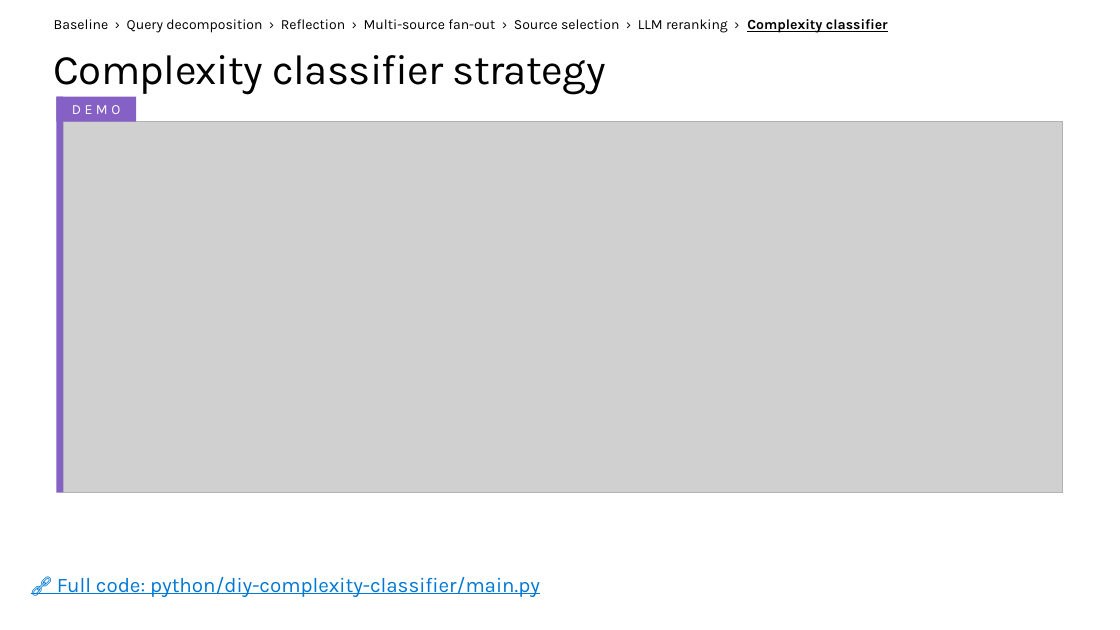
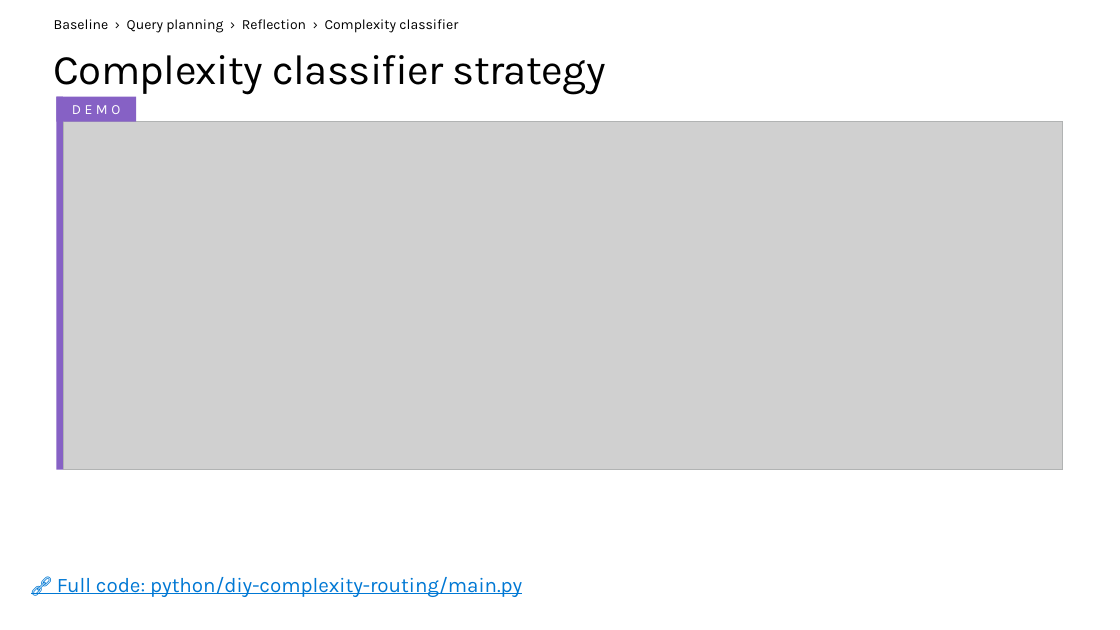
Before and after one commit to microsoft/ignite26-BRK300-building-agentic-retrieval-from-diy-to-foundry-iq, a slide deck: slide 25 of IgniteBRK300-WorkingDeck.pptx. Drawn at 1120x630 pixels with LibreOffice and Linux fonts; fonts in the diff are those of the drawing; grey boxes stand for pictures; background and template pictures are left out. Boxes give left, top, right and bottom in pixels: in the first picture for what was removed or moved away, otherwise in the second. Text is boxed around its words. In the diff, an @@ line names an element or a change of style, - is before the commit and + after.

Commit message:
More cleanups of query planning

```diff
--- a/IgniteBRK300-WorkingDeck.pptx
+++ b/IgniteBRK300-WorkingDeck.pptx
@@ text at <box>54,19,458,33</box>: text changed @@
-Baseline › Query decomposition › Reflection › Multi-source fan-out › Source selection › LLM reranking › Complexity classifier
+Baseline › Query planning › Reflection › Complexity classifier
@@ rectangle: place and size @@
-rectangle at <box>56,97,63,493</box>
+rectangle at <box>56,97,63,470</box>
@@ picture: place and size @@
-picture at <box>63,122,1063,493</box>
+picture at <box>63,122,1063,470</box>
@@ rectangle: place and size @@
-rectangle at <box>63,122,1063,493</box>
+rectangle at <box>63,122,1063,470</box>
@@ text at <box>57,577,522,597</box>: text changed @@
-🔗 Full code: python/diy-complexity-classifier/main.py
+🔗 Full code: python/diy-complexity-routing/main.py
```
Also in this commit, not shown: 16 other slides changed, 15 slides removed, 38 other files.
